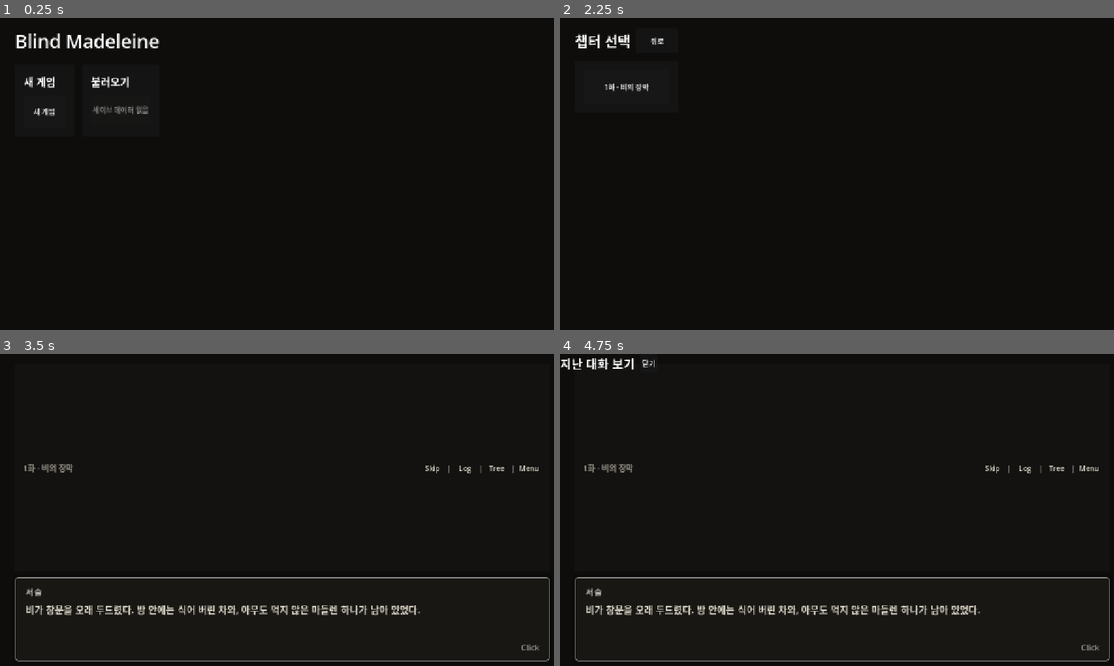
Above: before the commit, frames 1-4 (two rows, left to right).
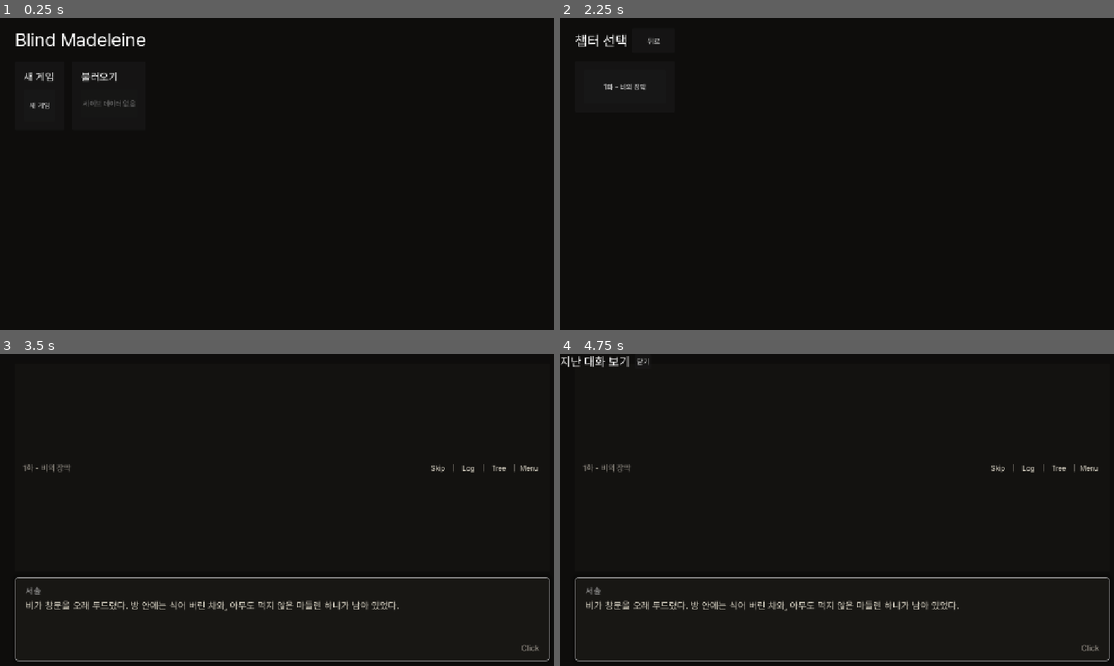
Above: after the commit, the same moments.

Repository: dev-parkjh/blind-madeleine-game
Game: Godot game, scene res://scenes/main/main.tscn
Same seed, same stepped clock (60 frames per second), same inputs: the game is played once before the commit and once after it.
Inputs:
- Up to frame 1 (0.25 s): no input
- Up to frame 2 (2.25 s): click "새 게임" at 0.5 s; click "뒤로" at 1.25 s; click "새 게임" at 2 s
- Up to frame 3 (3.5 s): click "1화 - 비의 장막" at 2.75 s
- Up to frame 4 (4.75 s): click "Log" at 3.5 s; click "Tree" at 4.25 s

The runs differ from the first frame. In frame 1, 1.5% of the frame differs, in the area x 2-29%, y 4-32%; in frame 2, 0.4%; in frame 3, 2.2%; in frame 4, 2.6%, in the area x 0-98%, y 0-96%.

Commit message:
스토리 화면 입력 힌트를 아이콘·키캡으로 표시하고 Pretendard 폰트 적용
Co-authored-by: Cursor <cursoragent@cursor.com>

Diff:
--- a/scripts/input/input_router.gd
+++ b/scripts/input/input_router.gd
@@ -197,8 +197,8 @@
 	_add_action("move_down", [_key(KEY_S), _key(KEY_DOWN), _joy_button(JOY_BUTTON_DPAD_DOWN), _joy_axis(JOY_AXIS_LEFT_Y, 1.0)])
 	_add_action("interact", [_key(KEY_SPACE), _key(KEY_ENTER), _mouse_button(MOUSE_BUTTON_LEFT), _joy_button(JOY_BUTTON_A)])
 	_add_action("skip", [_key(KEY_CTRL), _joy_button(JOY_BUTTON_Y)])
-	_add_action("log", [_key(KEY_L), _joy_button(JOY_BUTTON_LEFT_SHOULDER)])
-	_add_action("tree", [_key(KEY_TAB), _joy_axis(JOY_AXIS_TRIGGER_LEFT, 1.0)])
+	_add_action("log", [_key(KEY_SHIFT), _joy_button(JOY_BUTTON_LEFT_SHOULDER)])
+	_add_action("tree", [_key(KEY_TAB), _joy_button(JOY_BUTTON_BACK)])
 	_add_action("menu", [_key(KEY_ESCAPE), _joy_button(JOY_BUTTON_START)])
 	_add_action("back", [_key(KEY_ESCAPE), _key(KEY_Q), _mouse_button(MOUSE_BUTTON_RIGHT), _joy_button(JOY_BUTTON_B)])
 	_add_action("notebook", [_key(KEY_TAB), _key(KEY_N), _joy_button(JOY_BUTTON_X)])
--- a/scripts/main/main.gd
+++ b/scripts/main/main.gd
@@ -1,4 +1,10 @@
 extends Control
+
+const APP_FONT := preload("res://assets/fonts/PretendardVariable.ttf")
+const INPUT_MODE_MOUSE := "mouse"
+const INPUT_MODE_TOUCH := "touch"
+const INPUT_MODE_KEYBOARD := "keyboard"
+const INPUT_MODE_GAMEPAD := "gamepad"
 
 const SCREEN_SCENES := {
 	"main_title": preload("res://scenes/screens/main_title_screen.tscn"),
@@ -18,6 +24,7 @@
 
 
 func _ready() -> void:
+	_apply_app_theme()
 	_build_shell()
 	_connect_input_router()
 	get_viewport().size_changed.connect(_apply_safe_area_margins)
@@ -94,6 +101,12 @@
 
 	_current_screen.set_process_input(enabled)
 	_current_screen.set_process_unhandled_input(enabled)
+
+
+func _apply_app_theme() -> void:
+	var app_theme := Theme.new()
+	app_theme.set_default_font(APP_FONT)
+	theme = app_theme
 
 
 func _build_shell() -> void:
@@ -144,7 +157,10 @@
 
 
 func _connect_input_router() -> void:
-	InputRouter.input_mode_changed.connect(_on_input_mode_changed)
+	var input_router := get_node_or_null("/root/InputRouter")
+	var callback := Callable(self, "_on_input_mode_changed")
+	if input_router != null and input_router.has_signal("input_mode_changed") and not input_router.is_connected("input_mode_changed", callback):
+		input_router.connect("input_mode_changed", callback)
 
 
 func _apply_safe_area_margins() -> void:
@@ -198,13 +214,13 @@
 
 func _get_input_mode_toast_text(mode: String) -> String:
 	match mode:
-		InputRouter.MODE_MOUSE:
+		INPUT_MODE_MOUSE:
 			return "마우스 감지됨"
-		InputRouter.MODE_TOUCH:
+		INPUT_MODE_TOUCH:
 			return "터치 감지됨"
-		InputRouter.MODE_KEYBOARD:
+		INPUT_MODE_KEYBOARD:
 			return "키보드 감지됨"
-		InputRouter.MODE_GAMEPAD:
+		INPUT_MODE_GAMEPAD:
 			return "컨트롤러 감지됨"
 		_:
 			return ""
--- a/scripts/screens/screen_base.gd
+++ b/scripts/screens/screen_base.gd
@@ -3,6 +3,9 @@
 signal requested_screen_change(screen_id: String, payload: Dictionary)
 signal requested_overlay(screen_id: String, payload: Dictionary)
 signal close_requested
+
+const INPUT_MODE_KEYBOARD := "keyboard"
+const INPUT_MODE_GAMEPAD := "gamepad"
 
 @export var screen_id := ""
 @export var screen_title := ""
@@ -16,13 +19,17 @@
 
 
 func _enter_tree() -> void:
-	if not InputRouter.input_mode_changed.is_connected(_on_input_mode_changed):
-		InputRouter.input_mode_changed.connect(_on_input_mode_changed)
+	var input_router := _get_input_router()
+	var callback := Callable(self, "_on_input_mode_changed")
+	if input_router != null and input_router.has_signal("input_mode_changed") and not input_router.is_connected("input_mode_changed", callback):
+		input_router.connect("input_mode_changed", callback)
 
 
 func _exit_tree() -> void:
-	if InputRouter.input_mode_changed.is_connected(_on_input_mode_changed):
-		InputRouter.input_mode_changed.disconnect(_on_input_mode_changed)
+	var input_router := _get_input_router()
+	var callback := Callable(self, "_on_input_mode_changed")
+	if input_router != null and input_router.has_signal("input_mode_changed") and input_router.is_connected("input_mode_changed", callback):
+		input_router.disconnect("input_mode_changed", callback)
 
 
 func setup(payload: Dictionary = {}) -> void:
@@ -30,7 +37,7 @@
 
 
 func _input(event: InputEvent) -> void:
-	if InputRouter.should_ignore_gameplay_event(event):
+	if _should_ignore_gameplay_event(event):
 		return
 
 	if _is_pointer_input_event(event):
@@ -99,13 +106,39 @@
 	if event is InputEventJoypadButton:
 		return event.pressed
 	if event is InputEventJoypadMotion:
-		return absf(event.axis_value) > InputRouter.gamepad_deadzone
+		return absf(event.axis_value) > _get_gamepad_deadzone()
 	return false
 
 
 func _is_navigation_input_mode_active() -> bool:
-	return InputRouter.current_mode == InputRouter.MODE_KEYBOARD \
-		or InputRouter.current_mode == InputRouter.MODE_GAMEPAD
+	var current_mode := _get_current_input_mode()
+	return current_mode == INPUT_MODE_KEYBOARD \
+		or current_mode == INPUT_MODE_GAMEPAD
+
+
+func _get_input_router() -> Node:
+	return get_node_or_null("/root/InputRouter")
+
+
+func _should_ignore_gameplay_event(event: InputEvent) -> bool:
+	var input_router := _get_input_router()
+	if input_router == null or not input_router.has_method("should_ignore_gameplay_event"):
+		return false
+	return bool(input_router.call("should_ignore_gameplay_event", event))
+
+
+func _get_current_input_mode() -> String:
+	var input_router := _get_input_router()
+	if input_router == null:
+		return ""
+	return String(input_router.get("current_mode"))
+
+
+func _get_gamepad_deadzone() -> float:
+	var input_router := _get_input_router()
+	if input_router == null:
+		return 0.18
+	return float(input_router.get("gamepad_deadzone"))
 
 
 func _apply_focus_mode_to_tree(node: Node) -> void:
--- a/scripts/screens/story_dialogue_screen.gd
+++ b/scripts/screens/story_dialogue_screen.gd
@@ -11,10 +11,60 @@
 const BODY_TEXT_COLOR := Color(0.86, 0.84, 0.78)
 const MUTED_TEXT_COLOR := Color(0.6, 0.58, 0.54)
 const MENU_OVERLAY_COLOR := Color(0, 0, 0, 0.56)
+const KEYCAP_BACKGROUND_COLOR := Color(0.18, 0.17, 0.15, 0.94)
+const KEYCAP_BORDER_COLOR := Color(0.42, 0.4, 0.35)
+const TOP_MENU_TEXT_MIN_SIZE := Vector2(56, 34)
+const TOP_MENU_ICON_MIN_SIZE := Vector2(78, 42)
+const TOP_MENU_ICON_VERTICAL_PADDING := 10.0
+const TOP_MENU_BAR_SEPARATION := {
+	"default": 4,
+	"keyboard": 1,
+	"gamepad": 1,
+}
+const TOP_MENU_KEYCAP_BUTTON_MIN_WIDTHS := {
+	"skip": 77,
+	"log": 78,
+	"tree": 80,
+	"menu": 77,
+}
+const TOP_MENU_ICON_TEXT_SEPARATION := {
+	"default": 4,
+	"gamepad": 5,
+}
+const TOP_MENU_ICON_MIN_WIDTHS := {
+	"default": 78,
+	"gamepad": 0,
+}
+const INPUT_ADVANCE_ICON_HEIGHT := 30
+const INPUT_ICON_PATHS := {
+	"xbox_a": "res://assets/icon/input/xbox_button_color_a_outline.png",
+	"xbox_y": "res://assets/icon/input/xbox_button_color_y_outline.png",
+	"xbox_lb": "res://assets/icon/input/xbox_lb_outline.png",
+	"xbox_menu": "res://assets/icon/input/xbox_button_menu_outline.png",
+	"xbox_view": "res://assets/icon/input/xbox_button_view_outline.png",
+}
+const TOP_MENU_ICON_KEYS := {
+	"gamepad": {
+		"skip": "xbox_y",
+		"log": "xbox_lb",
+		"tree": "xbox_view",
+		"menu": "xbox_menu",
+	},
+}
+const TOP_MENU_ICON_HEIGHTS := {
+	"gamepad": {
+		"skip": 20,
+		"log": 24,
+		"tree": 20,
+		"menu": 20,
+	},
+}
 
 var _chapter_label: Label
 var _speaker_label: Label
 var _dialogue_text: Label
+var _advance_hint_bar: HBoxContainer
+var _advance_hint_icon: TextureRect
 var _advance_hint_label: Label
 var _skip_button: Button
 var _backlog_button: Button
@@ -23,6 +73,7 @@
 var _menu_continue_button: Button
 var _choice_list: VBoxContainer
 var _menu_overlay: Control
+var _top_menu_bar: HBoxContainer
 var _top_menu_buttons: Dictionary = {}
 
 var _dialogue_id := ""
@@ -30,6 +81,7 @@
 var _current_node: Dictionary = {}
 var _nodes_by_id: Dictionary = {}
 var _has_loaded_dialogue := false
+var _input_icon_cache: Dictionary = {}
 
 
 func setup(payload: Dictionary = {}) -> void:
@@ -47,7 +99,7 @@
 
 
 func _input(event: InputEvent) -> void:
-	if InputRouter.should_ignore_gameplay_event(event):
+	if _should_ignore_gameplay_event(event):
 		return
 
 	super._input(event)
@@ -57,7 +109,7 @@
 
 
 func _unhandled_input(event: InputEvent) -> void:
-	if InputRouter.should_ignore_gameplay_event(event):
+	if _should_ignore_gameplay_event(event):
 		return
 
 	if _is_pointer_advance_event(event):
@@ -122,19 +174,19 @@
 	_chapter_label.size_flags_horizontal = Control.SIZE_EXPAND_FILL
 	top_bar.add_child(_chapter_label)
 
-	var menu_bar := HBoxContainer.new()
-	menu_bar.name = "DialogueMenuBar"
-	menu_bar.alignment = BoxContainer.ALIGNMENT_END
-	menu_bar.add_theme_constant_override("separation", 4)
-	top_bar.add_child(menu_bar)
-
-	_skip_button = _add_top_menu_button(menu_bar, "SkipButton", "Skip", "skip")
-	_add_menu_separator(menu_bar)
-	_backlog_button = _add_top_menu_button(menu_bar, "BacklogButton", "Log", "log")
-	_add_menu_separator(menu_bar)
-	_branch_tree_button = _add_top_menu_button(menu_bar, "BranchTreeButton", "Tree", "tree")
-	_add_menu_separator(menu_bar)
-	_menu_button = _add_top_menu_button(menu_bar, "MenuButton", "Menu", "menu")
+	_top_menu_bar = HBoxContainer.new()
+	_top_menu_bar.name = "DialogueMenuBar"
+	_top_menu_bar.alignment = BoxContainer.ALIGNMENT_END
+	_top_menu_bar.add_theme_constant_override("separation", int(TOP_MENU_BAR_SEPARATION["default"]))
+	top_bar.add_child(_top_menu_bar)
+
+	_skip_button = _add_top_menu_button(_top_menu_bar, "SkipButton", "Skip", "skip")
+	_add_menu_separator(_top_menu_bar)
+	_backlog_button = _add_top_menu_button(_top_menu_bar, "BacklogButton", "Log", "log")
+	_add_menu_separator(_top_menu_bar)
+	_branch_tree_button = _add_top_menu_button(_top_menu_bar, "BranchTreeButton", "Tree", "tree")
+	_add_menu_separator(_top_menu_bar)
+	_menu_button = _add_top_menu_button(_top_menu_bar, "MenuButton", "Menu", "menu")
 
 	var dialogue_panel := PanelContainer.new()
 	dialogue_panel.name = "DialoguePanel"
@@ -182,17 +234,27 @@
 	_choice_list.add_theme_constant_override("separation", 8)
 	text_layout.add_child(_choice_list)
 
-	var advance_hint_bar := HBoxContainer.new()
-	advance_hint_bar.name = "AdvanceHintBar"
-	advance_hint_bar.alignment = BoxContainer.ALIGNMENT_END
-	text_layout.add_child(advance_hint_bar)
+	_advance_hint_bar = HBoxContainer.new()
+	_advance_hint_bar.name = "AdvanceHintBar"
+	_advance_hint_bar.alignment = BoxContainer.ALIGNMENT_END
+	_advance_hint_bar.add_theme_constant_override("separation", 6)
+	text_layout.add_child(_advance_hint_bar)
+
+	_advance_hint_icon = TextureRect.new()
+	_advance_hint_icon.name = "AdvanceHintIcon"
+	_advance_hint_icon.custom_minimum_size = Vector2(INPUT_ADVANCE_ICON_HEIGHT, INPUT_ADVANCE_ICON_HEIGHT)
+	_advance_hint_icon.expand_mode = TextureRect.EXPAND_IGNORE_SIZE
+	_advance_hint_icon.stretch_mode = TextureRect.STRETCH_KEEP_ASPECT_CENTERED
+	_advance_hint_icon.visible = false
+	_advance_hint_bar.add_child(_advance_hint_icon)
 
 	_advance_hint_label = Label.new()
 	_advance_hint_label.name = "AdvanceHintLabel"
 	_advance_hint_label.horizontal_alignment = HORIZONTAL_ALIGNMENT_RIGHT
+	_advance_hint_label.vertical_alignment = VERTICAL_ALIGNMENT_CENTER
 	_advance_hint_label.add_theme_font_size_override("font_size", 18)
 	_advance_hint_label.add_theme_color_override("font_color", MUTED_TEXT_COLOR)
-	advance_hint_bar.add_child(_advance_hint_label)
+	_advance_hint_bar.add_child(_advance_hint_label)
 
 	_skip_button.pressed.connect(_on_skip_pressed)
 	_backlog_button.pressed.connect(_on_backlog_pressed)
@@ -219,15 +281,74 @@
 	button.name = node_name
 	button.text = text
 	button.flat = true
+	button.alignment = HORIZONTAL_ALIGNMENT_CENTER
 	button.focus_mode = Control.FOCUS_NONE
-	button.custom_minimum_size = Vector2(56, 34)
+	button.custom_minimum_size = TOP_MENU_TEXT_MIN_SIZE
+	button.expand_icon = false
+	button.icon_alignment = HORIZONTAL_ALIGNMENT_LEFT
 	button.add_theme_font_size_override("font_size", 16)
 	button.add_theme_color_override("font_color", BODY_TEXT_COLOR)
 	button.add_theme_color_override("font_hover_color", DEFAULT_SPEAKER_COLOR)
 	button.add_theme_color_override("font_pressed_color", DEFAULT_SPEAKER_COLOR)
+	button.add_theme_constant_override("h_separation", 4)
+	button.add_theme_constant_override("icon_max_width", 0)
+	_add_keyboard_menu_hint_content(button)
 	parent.add_child(button)
 	_top_menu_buttons[action] = button
 	return button
+
+
+func _add_keyboard_menu_hint_content(button: Button) -> void:
+	var center := CenterContainer.new()
+	center.name = "KeyboardHintContent"
+	center.visible = false
+	center.mouse_filter = Control.MOUSE_FILTER_IGNORE
+	center.set_anchors_preset(Control.PRESET_FULL_RECT)
+	button.add_child(center)
+
+	var layout := HBoxContainer.new()
+	layout.name = "Layout"
+	layout.mouse_filter = Control.MOUSE_FILTER_IGNORE
+	layout.alignment = BoxContainer.ALIGNMENT_CENTER
+	layout.add_theme_constant_override("separation", 4)
+	center.add_child(layout)
+
+	var label := Label.new()
+	label.name = "BaseLabel"
+	label.vertical_alignment = VERTICAL_ALIGNMENT_CENTER
+	label.add_theme_font_size_override("font_size", 16)
+	label.add_theme_color_override("font_color", BODY_TEXT_COLOR)
+	layout.add_child(label)
+
+	var keycap := PanelContainer.new()
+	keycap.name = "Keycap"
+	keycap.mouse_filter = Control.MOUSE_FILTER_IGNORE
+	keycap.add_theme_stylebox_override("panel", _create_keycap_style())
+	layout.add_child(keycap)
+
+	var key_margin := MarginContainer.new()
+	key_margin.name = "Margin"
+	key_margin.add_theme_constant_override("margin_left", 5)
+	key_margin.add_theme_constant_override("margin_top", 0)
+	key_margin.add_theme_constant_override("margin_right", 5)
+	key_margin.add_theme_constant_override("margin_bottom", 1)
+	keycap.add_child(key_margin)
+
+	var key_label := Label.new()
+	key_label.name = "KeyLabel"
+	key_label.vertical_alignment = VERTICAL_ALIGNMENT_CENTER
+	key_label.add_theme_font_size_override("font_size", 12)
+	key_label.add_theme_color_override("font_color", DEFAULT_SPEAKER_COLOR)
+	key_margin.add_child(key_label)
+
+
+func _create_keycap_style() -> StyleBoxFlat:
+	var style := StyleBoxFlat.new()
+	style.bg_color = KEYCAP_BACKGROUND_COLOR
+	style.border_color = KEYCAP_BORDER_COLOR
+	style.set_border_width_all(1)
+	style.set_corner_radius_all(4)
+	return style
 
 
 func _add_menu_separator(parent: HBoxContainer) -> void:
@@ -442,13 +563,20 @@
 
 
 func _update_advance_hint() -> void:
-	if _advance_hint_label == null:
+	if _advance_hint_bar == null or _advance_hint_icon == null or _advance_hint_label == null:
 		return
 
 	var can_advance := _can_advance_dialogue()
-	_advance_hint_label.visible = can_advance
+	_advance_hint_bar.visible = can_advance
 	if can_advance:
-		_advance_hint_label.text = _get_advance_hint_text()
+		var icon := _get_input_icon(_get_advance_hint_icon_key(), INPUT_ADVANCE_ICON_HEIGHT)
+		var hint_text := _get_advance_hint_text()
+		_advance_hint_icon.texture = icon
+		_advance_hint_icon.visible = icon != null
+		if icon != null:
+			_advance_hint_icon.custom_minimum_size = Vector2(icon.get_width(), icon.get_height())
+		_advance_hint_label.text = hint_text
+		_advance_hint_label.visible = not hint_text.is_empty()
 
 
 func _can_advance_dialogue() -> bool:
@@ -460,33 +588,81 @@
 
 
 func _get_advance_hint_text() -> String:
-	match InputRouter.current_mode:
-		InputRouter.MODE_MOUSE:
+	match _get_current_input_mode():
+		"mouse":
 			return "Click"
-		InputRouter.MODE_TOUCH:
+		"touch":
 			return "Touch"
-		InputRouter.MODE_KEYBOARD:
-			return "Space / Enter"
-		InputRouter.MODE_GAMEPAD:
-			return "A"
+		"keyboard":
+			return "Space"
+		"gamepad":
+			return ""
 		_:
 			return "Click"
 
 
+func _get_advance_hint_icon_key() -> String:
+	match _get_current_input_mode():
+		"gamepad":
+			return "xbox_a"
+	return ""
+
+
 func _refresh_input_hints() -> void:
+	if _top_menu_bar != null:
+		_top_menu_bar.add_theme_constant_override("separation", _get_top_menu_bar_separation())
 	for action in _top_menu_buttons.keys():
 		var button := _top_menu_buttons[action] as Button
 		if button != null:
-			button.text = _format_menu_label(String(action))
+			_apply_menu_button_hint(button, String(action))
 	_update_advance_hint()
 
 
-func _format_menu_label(action: String) -> String:
+func _apply_menu_button_hint(button: Button, action: String) -> void:
 	var base_label := _get_menu_base_label(action)
 	var hint := _get_menu_shortcut_hint(action)
+	var icon_height := _get_menu_shortcut_icon_height(action)
+	var icon := _get_input_icon(_get_menu_shortcut_icon_key(action), icon_height)
+	var use_keyboard_keycap := icon == null and not hint.is_empty() and _get_current_input_mode() == "keyboard"
+
+	button.icon = icon
+	button.expand_icon = false
+	button.icon_alignment = HORIZONTAL_ALIGNMENT_LEFT
+	button.alignment = HORIZONTAL_ALIGNMENT_LEFT if icon != null else HORIZONTAL_ALIGNMENT_CENTER
+	button.custom_minimum_size = _get_menu_button_min_size(icon_height) if icon != null else TOP_MENU_TEXT_MIN_SIZE
+	button.add_theme_constant_override("h_separation", _get_menu_icon_text_separation() if icon != null else 0)
+	button.add_theme_constant_override("icon_max_width", icon.get_width() if icon != null else 0)
+	_set_keyboard_menu_hint_content(button, base_label, hint, use_keyboard_keycap)
+	if use_keyboard_keycap:
+		button.custom_minimum_size = _get_keyboard_keycap_button_min_size(action)
+		button.text = ""
+		return
+	if icon != null:
+		button.text = base_label
+		return
+
 	if hint.is_empty():
-		return base_label
-	return "%s(%s)" % [base_label, hint]
+		button.text = base_label
+		return
+	button.text = "%s (%s)" % [base_label, hint]
+
+
+func _set_keyboard_menu_hint_content(button: Button, base_label: String, hint: String, visible: bool) -> void:
+	var content := button.get_node_or_null("KeyboardHintContent") as Control
+	if content == null:
+		return
+
+	content.visible = visible
+	if not visible:
+		return
+
+	var base_label_node := content.get_node_or_null("Layout/BaseLabel") as Label
+	if base_label_node != null:
+		base_label_node.text = base_label
+
+	var key_label := content.get_node_or_null("Layout/Keycap/Margin/KeyLabel") as Label
+	if key_label != null:
+		key_label.text = hint
 
 
 func _get_menu_base_label(action: String) -> String:
@@ -504,28 +680,95 @@
 
 
 func _get_menu_shortcut_hint(action: String) -> String:
-	match InputRouter.current_mode:
-		InputRouter.MODE_KEYBOARD:
+	match _get_current_input_mode():
+		"keyboard":
 			match action:
 				"skip":
 					return "Ctrl"
 				"log":
-					return "L"
+					return "Shift"
 				"tree":
 					return "Tab"
 				"menu":
 					return "Esc"
-		InputRouter.MODE_GAMEPAD:
+		"gamepad":
 			match action:
 				"skip":
 					return "Y"
 				"log":
-					return "L"
+					return "LB"
 				"tree":
-					return "LT"
+					return "Select"
 				"menu":
-					return "Start"
+					return "Menu"
 	return ""
+
+
+func _get_menu_shortcut_icon_key(action: String) -> String:
+	var mode := _get_current_input_mode()
+	if not TOP_MENU_ICON_KEYS.has(mode):
+		return ""
+	var icon_keys: Dictionary = TOP_MENU_ICON_KEYS[mode]
+	return String(icon_keys.get(action, ""))
+
+
+func _get_menu_shortcut_icon_height(action: String) -> int:
+	var mode := _get_current_input_mode()
+	if not TOP_MENU_ICON_HEIGHTS.has(mode):
+		return 0
+	var icon_heights: Dictionary = TOP_MENU_ICON_HEIGHTS[mode]
+	return int(icon_heights.get(action, 0))
+
+
+func _get_menu_button_min_size(icon_height: int) -> Vector2:
+	if icon_height <= 0:
+		return TOP_MENU_TEXT_MIN_SIZE
+	var min_height := maxf(TOP_MENU_ICON_MIN_SIZE.y, float(icon_height) + TOP_MENU_ICON_VERTICAL_PADDING)
+	return Vector2(float(_get_menu_icon_min_width()), min_height)
+
+
+func _get_keyboard_keycap_button_min_size(action: String) -> Vector2:
+	return Vector2(float(TOP_MENU_KEYCAP_BUTTON_MIN_WIDTHS.get(action, TOP_MENU_TEXT_MIN_SIZE.x)), TOP_MENU_TEXT_MIN_SIZE.y)
+
+
+func _get_top_menu_bar_separation() -> int:
+	var mode := _get_current_input_mode()
+	return int(TOP_MENU_BAR_SEPARATION.get(mode, TOP_MENU_BAR_SEPARATION["default"]))
+
+
+func _get_menu_icon_text_separation() -> int:
+	var mode := _get_current_input_mode()
+	return int(TOP_MENU_ICON_TEXT_SEPARATION.get(mode, TOP_MENU_ICON_TEXT_SEPARATION["default"]))
+
+
+func _get_menu_icon_min_width() -> int:
+	var mode := _get_current_input_mode()
+	return int(TOP_MENU_ICON_MIN_WIDTHS.get(mode, TOP_MENU_ICON_MIN_WIDTHS["default"]))
+
+
+func _get_input_icon(icon_key: String, target_height: int = 0) -> Texture2D:
+	if icon_key.is_empty() or not INPUT_ICON_PATHS.has(icon_key):
+		return null
+
+	var cache_key := icon_key if target_height <= 0 else "%s:%d" % [icon_key, target_height]
+	if not _input_icon_cache.has(cache_key):
+		var source_texture := load(String(INPUT_ICON_PATHS[icon_key])) as Texture2D
+		if source_texture == null or target_height <= 0:
+			_input_icon_cache[cache_key] = source_texture
+		else:
+			var source_height := source_texture.get_height()
+			var source_width := source_texture.get_width()
+			if source_height <= 0 or source_width <= 0:
+				_input_icon_cache[cache_key] = source_texture
+			else:
+				var image := source_texture.get_image()
+				if image == null:
+					_input_icon_cache[cache_key] = source_texture
+				else:
+					var target_width := maxi(1, int(round(float(target_height) * float(source_width) / float(source_height))))
+					image.resize(target_width, target_height, Image.INTERPOLATE_LANCZOS)
+					_input_icon_cache[cache_key] = ImageTexture.create_from_image(image)
+	return _input_icon_cache[cache_key] as Texture2D
 
 
 func _get_speaker_profile(speaker_id: String) -> Dictionary:
@@ -564,16 +807,6 @@
 		if not button_event.pressed:
 			return false
 		return _handle_digital_shortcut_event(button_event)
-
-	if event is InputEventJoypadMotion:
-		var motion_event := event as InputEventJoypadMotion
-		if absf(motion_event.axis_value) <= InputRouter.gamepad_deadzone:
-			return false
-		if _is_menu_overlay_open():
-			return false
-		if Input.is_action_just_pressed("tree"):
-			_on_branch_tree_pressed()
-			return true
 
 	return false
 
Binary file added: assets/fonts/PretendardVariable.ttf
Not shown, added: assets/fonts/PretendardVariable.ttf.import
Binary file added: assets/icon/input/keyboard_ctrl_outline.png
Not shown, added: assets/icon/input/keyboard_ctrl_outline.png.import
Binary file added: assets/icon/input/keyboard_escape_outline.png
Not shown, added: assets/icon/input/keyboard_escape_outline.png.import
Binary file added: assets/icon/input/keyboard_shift_outline.png
Not shown, added: assets/icon/input/keyboard_shift_outline.png.import
Binary file added: assets/icon/input/keyboard_space_outline.png
Not shown, added: assets/icon/input/keyboard_space_outline.png.import
Binary file added: assets/icon/input/keyboard_tab_outline.png
Not shown, added: assets/icon/input/keyboard_tab_outline.png.import
(and 18 more such lines)
